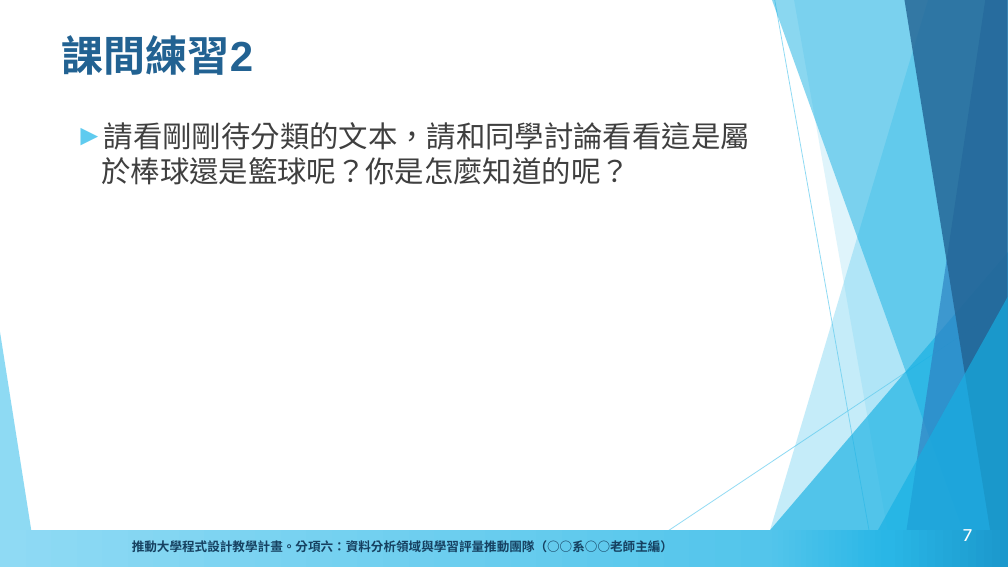
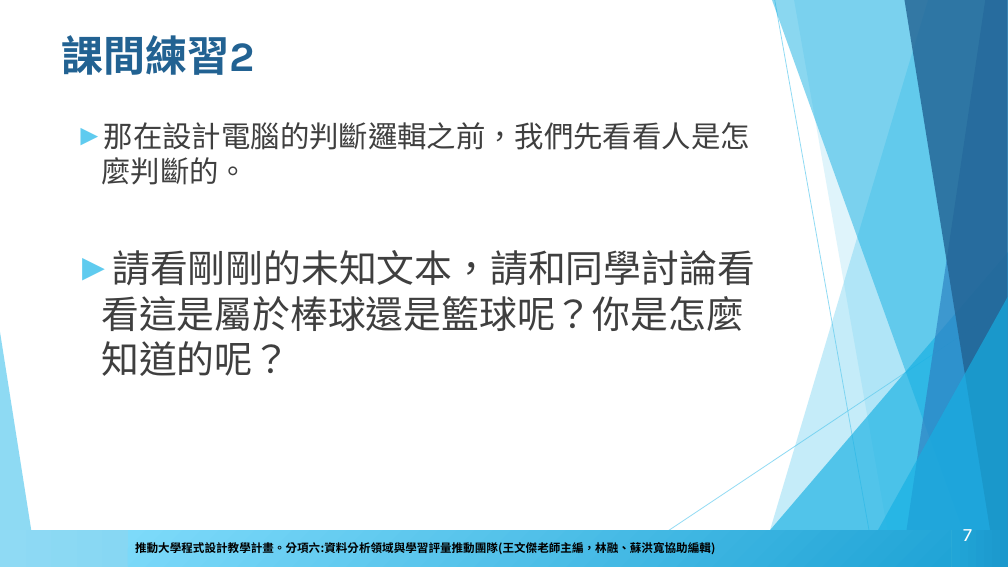
Before and after one commit to howardsukuan/textual-data-analysis-python, a slide deck: slide 7 of week04/文本分析與程式設計week4.pptx. Drawn at 1008x567 pixels with LibreOffice and Linux fonts; fonts in the diff are those of the drawing; background and template pictures are left out. Boxes give left, top, right and bottom in pixels: in the first picture for what was removed or moved away, otherwise in the second. Text is boxed around its words. In the diff, an @@ line names an element or a change of style, - is before the commit and + after.

```diff
--- a/week04/文本分析與程式設計week4.pptx
+++ b/week04/文本分析與程式設計week4.pptx
@@ title "課間練習2" at (x1=62, y1=35, x2=255, y2=75): font Arial to Karla @@
@@ text at (x1=101, y1=122, x2=755, y2=376): text changed; size 28 to 36 pt; font Arial to Karla @@
-► 請看剛剛待分類的文本，請和同學討論看看這是屬於棒球還是籃球呢？你是怎麼知道的呢？
+► 那在設計電腦的判斷邏輯之前，我們先看看人是怎麼判斷的。
+► 請看剛剛的未知文本，請和同學討論看看這是屬於棒球還是籃球呢？你是怎麼知道的呢？
@@ rectangle added at (x1=128, y1=531, x2=951, y2=566), fill gradient #20A4D6 to #7EDBFB, 11 pt, text #000000, bold @@
+推動大學程式設計教學計畫。分項六:資料分析領域與學習評量推動團隊(王文傑老師主編，林融、蘇洪寬協助編輯)
```
Also in this commit, not shown: 51 other slides changed, 8 slides added, 7 other files.
